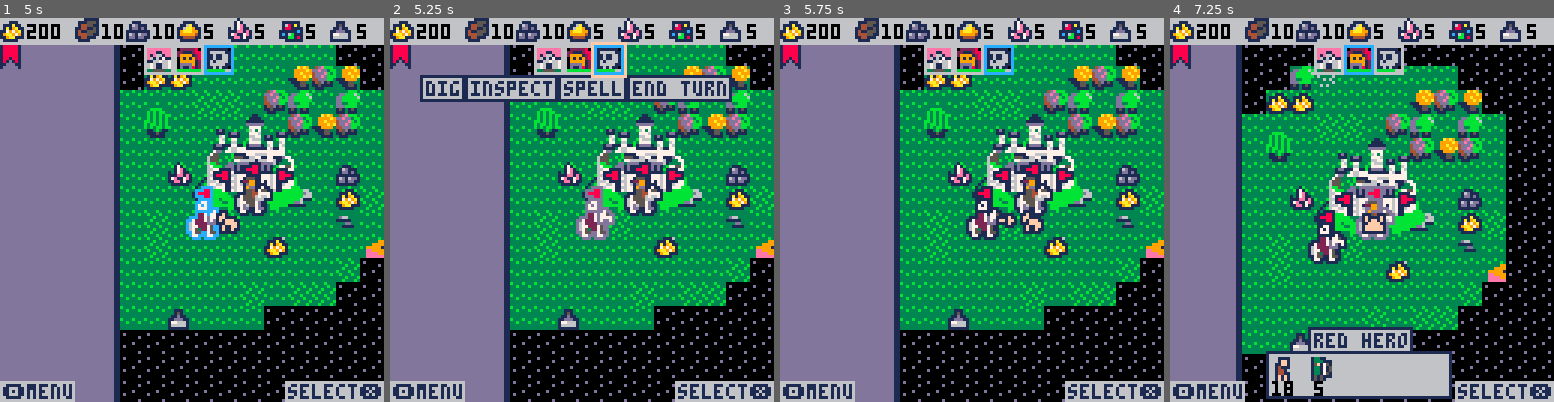
Above: before the commit, frames 1-4 (left to right).
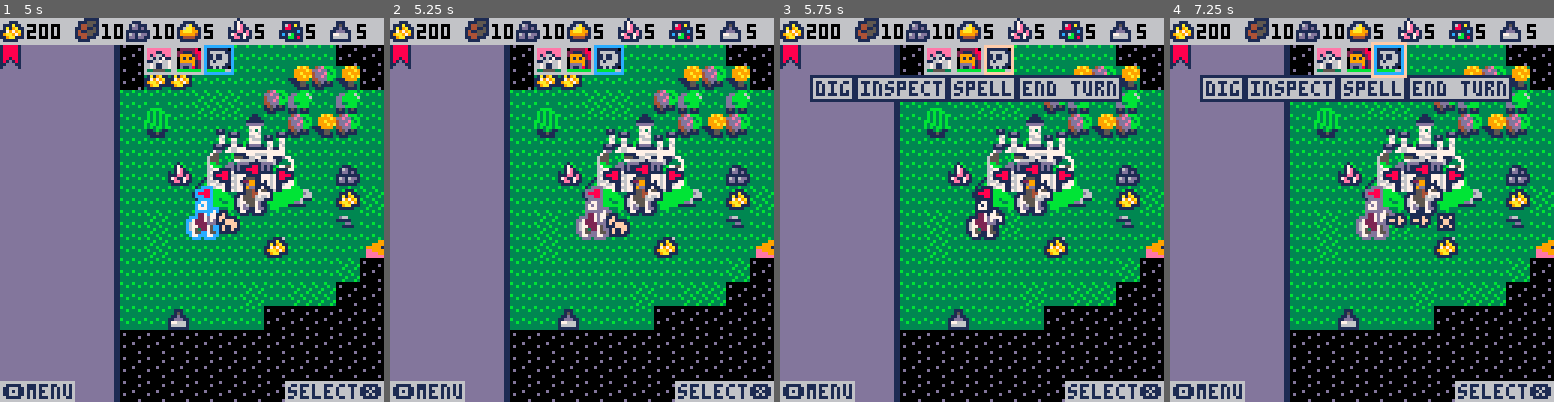
Above: after the commit, the same moments.

Repository: pvan/pico8
Game: PICO-8 cartridge heroes.p8
Two runs of this game, one before a commit and one after it. Both use one fixed random seed, a clock stepped at 60 frames per second and the inputs below.
Inputs:
- Up to frame 1 (5 s): tap X (X key) at 0.33, 0.7, 1.43, 2.58, 3.1, 3.62, 4.13, 4.65 s; tap O (Z key) at 1.07, 1.8, 2.43, 3.07, 3.7, 4.33, 4.97 s; hold Right 2.33-3.33 s; hold Right 3.38-4.22 s; hold Up 4.27-4.67 s; hold Right from 4.72 s (still down)
- Up to frame 2 (5.25 s): keep holding Right; tap X (X key) at 5.17 s
- Up to frame 3 (5.75 s): tap O (Z key) at 5.6 s; tap X (X key) at 5.68 s; release Right at 5.72 s
- Up to frame 4 (7.25 s): hold Down 5.77-6.1 s; hold Left 6.15-6.98 s; tap X (X key) at 6.2, 6.72, 7.23 s; tap O (Z key) at 6.23, 6.87 s; hold Right from 7.03 s (still down)

Frame 1 is identical in both runs. In frame 2, 5.9% of the frame differs, in the area x 7-90%, y 6-58%; in frame 3, 6.1%; in frame 4, 46%, in the area x 7-100%, y 6-100%.

Commit message:
heroes: restructure hero move code to save tokens

Diff:
--- a/heroes.p8
+++ b/heroes.p8
@@ -6,6 +6,8 @@
 --picking up res next to hero
 --moving into mob aggro space
 --flashing hero over fog of war (just need a full blackout)
+--check: valid path but thru fog
+--walking thru trees below skel area
 
 
 --todo:
@@ -439,17 +441,6 @@
 end
 
 
-function sel_steps_to(p)
- sfx(58,-1,1,1)
- --token:ptset()?
- sel.x=p.x
- sel.y=p.y
- sel.move-=5
- if (sel.move<0) sel.move=0
- --lock cam to hero?
- cam=copy(sel)
- update_camera()
-end
 
 function update_map()
 
@@ -462,17 +453,31 @@
   end
 
   local p=path[1]
-  local obj=g(mapobj,p)
-  if sel.move>0 then
+  if sel.move<=0
+  or p==nil
+  then
+   moving=false
+   --rebuild zones after move!
+		 create_i2tile()
+  else
+   local obj=g(mapobj,p)
 	  del(path,p)
+
+   --always move if open space
+   if not g(i2col,p) then
+				sfx(58,-1,1,1)
+				--token:ptset()?
+				sel.x=p.x
+				sel.y=p.y
+				sel.move-=5
+				if (sel.move<0) sel.move=0
+				--lock cam to hero?
+				cam=copy(sel)
+				update_camera()
+   end
+
+	  --special case for obj in p
 	  if obj!=nil then
-
-	   --even if obj, still move
-	   --if space is open (eg hot or danger spot)
-	   if not g(i2col,p) then
-	    sel_steps_to(p)
-	   end
-
 	   if obj.type=="hero" then
 	    if obj_owner(obj)==cp then
  	    hero_trade(sel,obj)
@@ -486,21 +491,7 @@
 	   else
 	    --add other obj here
 	   end
-
-	  else
-	   --no object in p
- 	  sel_steps_to(p)
 	  end
-
-	  if #path==0 then
-	   moving=false
-	   --rebuild zones after move!
-			 create_i2tile()
-	  end
-	 else --out of movement
-   moving=false
-   --rebuild zones after move!
-		 create_i2tile()
 	 end
  end
 
